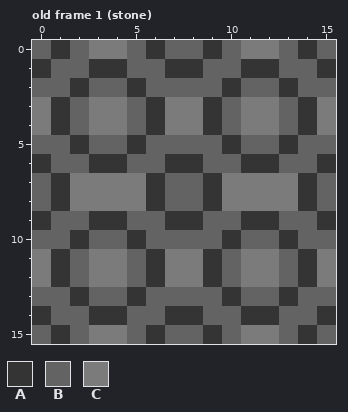
One commit to this pixel-art file: assets/images/blocks/blocks.aseprite. Above: the version before the commit.
16x16 pixels, 34 frames. Colours within 5 levels of each other are drawn and written as one. Shown: old frame 1 (stone). The commit also changed other frames, which this record leaves out.
Palette (. is transparent): A #343434  B #636363  C #7b7b7b
Pixels before, old frame 1 (stone), first column x 0:
 0 BABCCBABBABCCBAB
 1 ABBAABBAABBAABBA
 2 BBABBABBBBABBABB
 3 CABCCBACCABCCBAC
 4 CABCCBACCABCCBAC
 5 BBABBABBBBABBABB
 6 ABBAABBAABBAABBA
 7 BACCCCABBACCCCAB
 8 BACCCCABBACCCCAB
 9 ABBAABBAABBAABBA
10 BBABBABBBBABBABB
11 CABCCBACCABCCBAC
12 CABCCBACCABCCBAC
13 BBABBABBBBABBABB
14 ABBAABBAABBAABBA
15 BABCCBABBABCCBAB
New version:
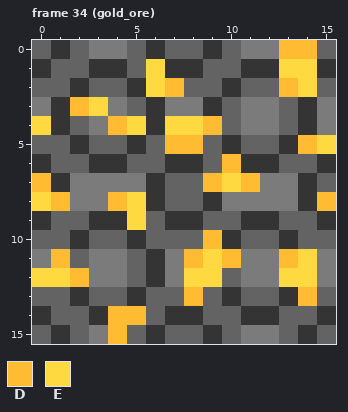
Colours new in this view: D #ffbb31  E #ffd93f
A new or re-ordered frame is compared with the old frame closest to it.
Changes in this commit:
frames 34 -> 38
Frame 34 (gold_ore) is new; against old frame 1 (stone):
Colour D replaces colour A in row 0 at x 14; in row 2 at x 13; in row 4 at x 9; in row 7 at x 9; in row 8 at x 1; in row 11 at x 1.
Colour D replaces colour A in row 14 at x 4.
Colour D replaces colour B in row 0 at x 13; in row 2 at x 7; in row 3 at x 2; in row 5 at x 7 to 8 and 14; in row 6 at x 10; in row 7 at x 0.
Colour D replaces colour B in row 8 at x 15; in row 10 at x 9; in row 11 at x 10 and 13; in row 12 at x 2; in row 13 at x 8 and 14; in row 14 at x 5.
Colour D replaces colour C in row 4 at x 4; in row 7 at x 11; in row 8 at x 4; in row 11 at x 8; in row 15 at x 4.
Colour E replaces colour A in row 11 at x 9 and 14; in row 12 at x 1, 9 and 14.
Colour E replaces colour B in row 1 at x 6 and 13 to 14; in row 2 at x 6 and 14; in row 4 at x 5; in row 5 at x 15; in row 8 at x 0; in row 9 at x 5.
Colour E replaces colour B in row 12 at x 13.
Colour E replaces colour C in row 3 at x 3; in row 4 at x 0 and 7 to 8; in row 7 at x 10; in row 8 at x 5; in row 12 at x 0 and 8.
Pixel boxes of the changes (left, top, right, bottom) in both pictures:
changed: (32, 40, 336, 344)
